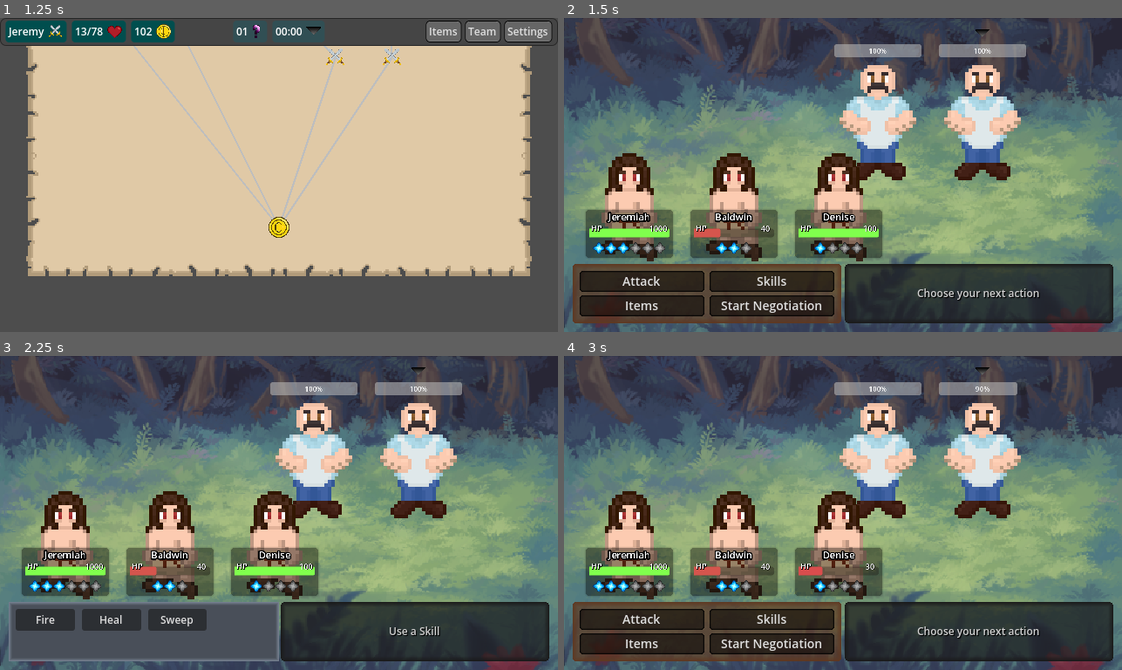
Above: before the commit, frames 1-4 (two rows, left to right).
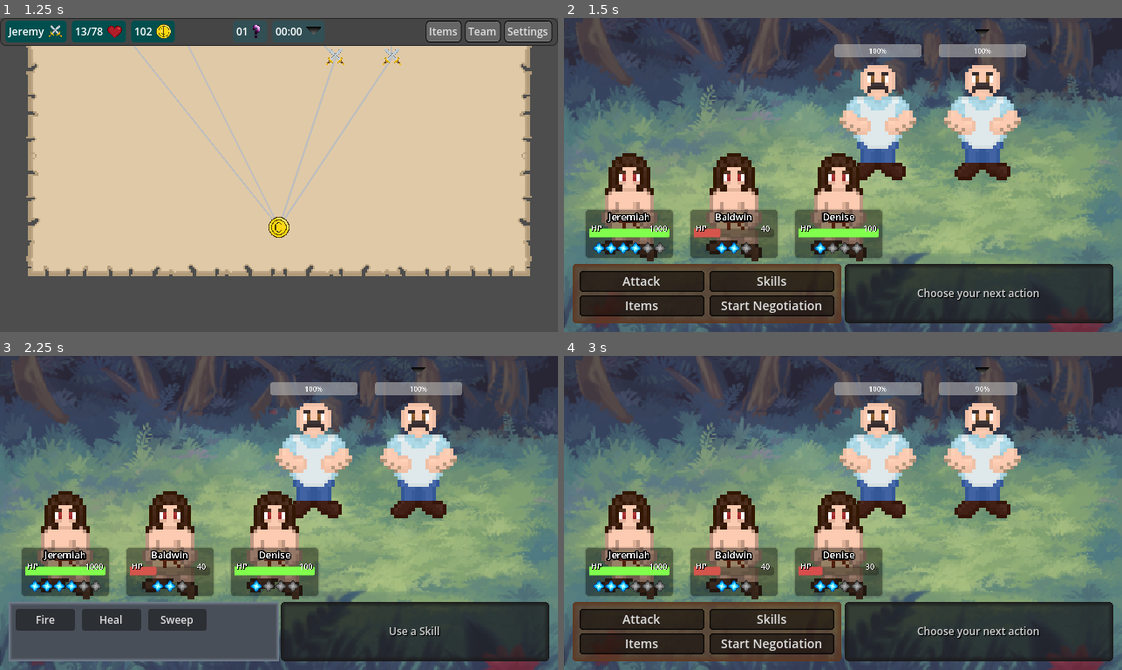
Above: after the commit, the same moments.

Repository: Willi-bot/GameProject
Game: Godot game, scene res://scenes/main_menu/main_menu.tscn
Two runs of this game, one before a commit and one after it. Both use one fixed random seed, a clock stepped at 60 frames per second and the inputs below.
Inputs (mouse positions are in pixels of both pictures, inside the frame that each line leads up to):
- Up to frame 1 (1.25 s): click "New Game" at 0.5 s
- Up to frame 2 (1.5 s): click (954, 55) at 1.27 s
- Up to frame 3 (2.25 s): click "Skills" at 2 s
- Up to frame 4 (3 s): click "Fire" at 2.75 s

Frame 1 is identical in both runs. In frame 2, less than 0.1% of the frame differs, in the area x 11-14%, y 71-75%; in frame 3, less than 0.1%; in frame 4, less than 0.1%.

Commit message:
Add mana usage and regen

Diff:
--- a/gameproject/scenes/battle/battle_manager.gd
+++ b/gameproject/scenes/battle/battle_manager.gd
@@ -178,6 +178,9 @@
 		new_button.mouse_entered.connect(Callable(new_button, "_on_mouse_entered").bind(select_icon, info_text))
 		new_button.mouse_exited.connect(Callable(new_button, "_on_mouse_exited").bind(info_text))
 
+		if current_turn.entity.current_mp < skill.mp_cost:
+			new_button.disabled = true
+
 		skill.turn_ended.connect(_next_turn)
 
 		skill_container.add_child(new_button)
@@ -197,14 +200,17 @@
 	var skill_scene = load("res://scenes/entities/skills/Fire.tscn")
 	var skill_instance1 = skill_scene.instantiate()
 	skill_instance1.battle_manager = self
+	skill_instance1.character = current_turn
 
 	skill_scene = load("res://scenes/entities/skills/Heal.tscn")
 	var skill_instance2 = skill_scene.instantiate()
 	skill_instance2.battle_manager = self
+	skill_instance2.character = current_turn
 
 	skill_scene = load("res://scenes/entities/skills/Sweep.tscn")
 	var skill_instance3 = skill_scene.instantiate()
 	skill_instance3.battle_manager = self
+	skill_instance3.character = current_turn
 
 	return [skill_instance1, skill_instance2, skill_instance3]
 
@@ -249,6 +255,9 @@
 	else:
 		attack_button.hide()
 		select_icon.hide()
+
+	# update amount of mana
+	current_turn.entity.regen_mp()
 
 	# clear and hide skill menu
 	clear_menu(skill_container)
--- a/gameproject/scenes/entities/base_entity.gd
+++ b/gameproject/scenes/entities/base_entity.gd
@@ -13,12 +13,14 @@
 @export var current_hp : int
 @export var max_mp: int
 @export var current_mp: int
+@export var mp_regen_rate: int = 1
 @export var damage : int
 @export var agility : int
 @export var skills : Array[Resource] = []
 
 signal turn_ended
 signal health_changed
+signal mp_changed
 
 func start_attacking(enemy_target : Node2D) -> void:
 	enemy_target.entity.be_damaged(damage)
@@ -34,3 +36,13 @@
 	if current_hp < max_hp:
 		current_hp = min(current_hp + amount, max_hp)
 		health_changed.emit()
+
+
+func use_mp(amount : int) -> void:
+	current_mp = current_mp - amount
+	mp_changed.emit()
+
+
+func regen_mp() -> void:
+	current_mp = min(max_mp, current_mp + mp_regen_rate)
+	mp_changed.emit()
--- a/gameproject/scenes/entities/player_entity.gd
+++ b/gameproject/scenes/entities/player_entity.gd
@@ -17,7 +17,7 @@
 
 	entity.current_hp = entity.max_hp
 	entity.health_changed.connect(_update_health_indicator)
-	#entity.mana_changed.connect(_update_mana_indicator)
+	entity.mp_changed.connect(_update_mana_indicator)
 
 	_update_health_indicator()
 	_add_mana_orbs(entity.max_mp)
--- a/gameproject/scenes/entities/player_entity.tscn
+++ b/gameproject/scenes/entities/player_entity.tscn
@@ -13,6 +13,7 @@
 current_hp = 0
 max_mp = 0
 current_mp = 0
+mp_regen_rate = 1
 damage = 0
 agility = 0
 skills = Array[Resource]([])
--- a/gameproject/scenes/entities/skill.gd
+++ b/gameproject/scenes/entities/skill.gd
@@ -4,10 +4,15 @@
 
 @export var skill_name: String
 @export var description: String
+@export var mp_cost: int
 
 var battle_manager
+var character
 
 signal turn_ended
 
 func execute() -> void:
 	push_error("This method must be implemented in a subclass")
+
+func use_mp() -> void:
+	character.entity.use_mp(mp_cost)
--- a/gameproject/scenes/entities/skills/Fire.gd
+++ b/gameproject/scenes/entities/skills/Fire.gd
@@ -13,6 +13,7 @@
 
 func execute() -> void:
 	print("Throwing Fireball")
+	use_mp()
 	var target = battle_manager.get_enemy_target()
 	target.entity.be_damaged(40)
 	turn_ended.emit()
--- a/gameproject/scenes/entities/skills/Fire.tscn
+++ b/gameproject/scenes/entities/skills/Fire.tscn
@@ -5,4 +5,5 @@
 [node name="Fire" type="Node"]
 script = ExtResource("1_0kp4h")
 skill_name = "Fire"
-description = "Shoots fire at the target dealing 40 damage."
+description = "Shoots fire at the target dealing 40 damage. (Cost: 1 MP)"
+mp_cost = 1
--- a/gameproject/scenes/entities/skills/Heal.gd
+++ b/gameproject/scenes/entities/skills/Heal.gd
@@ -13,6 +13,7 @@
 
 func execute() -> void:
 	print("Healing Player")
+	use_mp()
 	var target = await battle_manager.get_player_target()
 	target.entity.heal(40)
 	turn_ended.emit()
--- a/gameproject/scenes/entities/skills/Heal.tscn
+++ b/gameproject/scenes/entities/skills/Heal.tscn
@@ -5,4 +5,5 @@
 [node name="Heal" type="Node"]
 script = ExtResource("1_2bp10")
 skill_name = "Heal"
-description = "Heals 40 HP to Target Character"
+description = "Heals 40 HP to Target Character. (Cost: 2 MP))"
+mp_cost = 2
--- a/gameproject/scenes/entities/skills/Sweep.gd
+++ b/gameproject/scenes/entities/skills/Sweep.gd
@@ -13,6 +13,7 @@
 
 func execute() -> void:
 	print("Sweeping all enemies")
+	use_mp()
 	var targets = battle_manager.get_all_enemies()
 	for target in targets:
 		target.entity.be_damaged(80)
--- a/gameproject/scenes/entities/skills/Sweep.tscn
+++ b/gameproject/scenes/entities/skills/Sweep.tscn
@@ -5,4 +5,5 @@
 [node name="Sweep" type="Node"]
 script = ExtResource("1_1hrim")
 skill_name = "Sweep"
-description = "Deals 80 damage to all enemies"
+description = "Deals 80 damage to all enemies. (Cost: 3 MP)"
+mp_cost = 3
